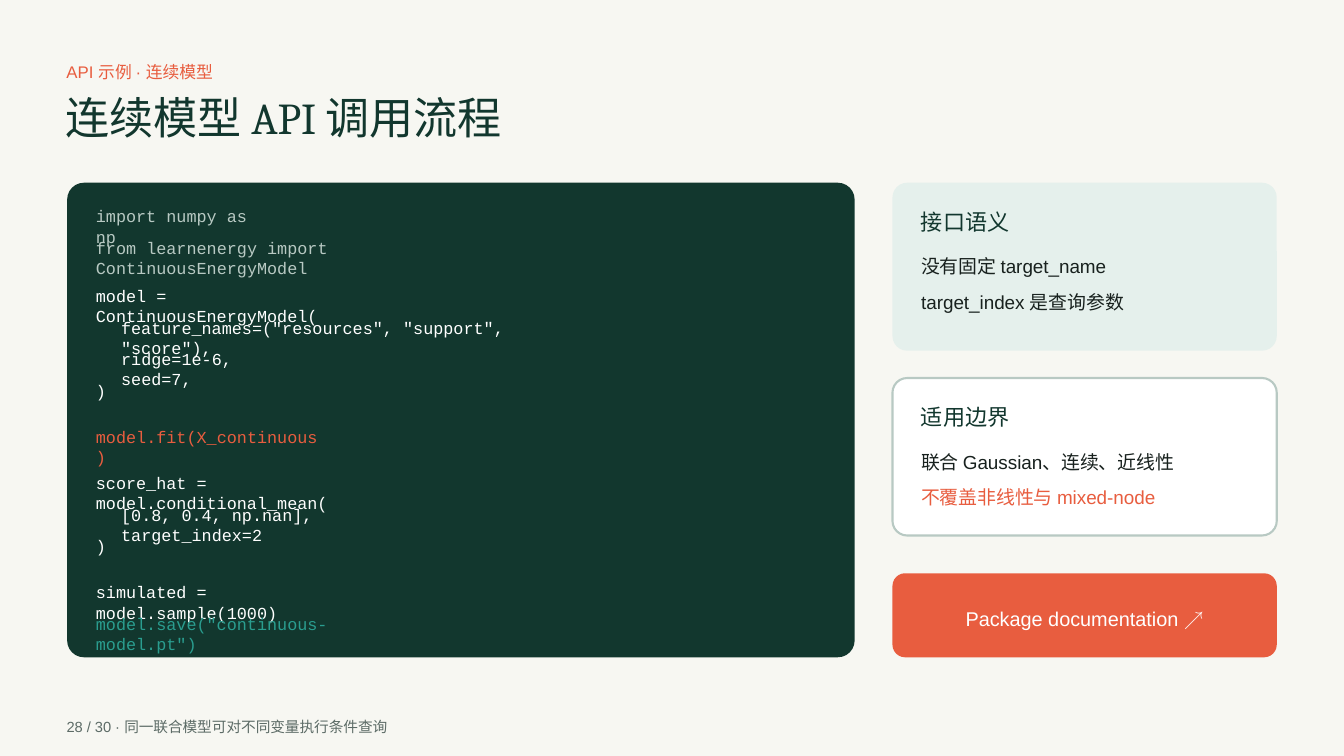
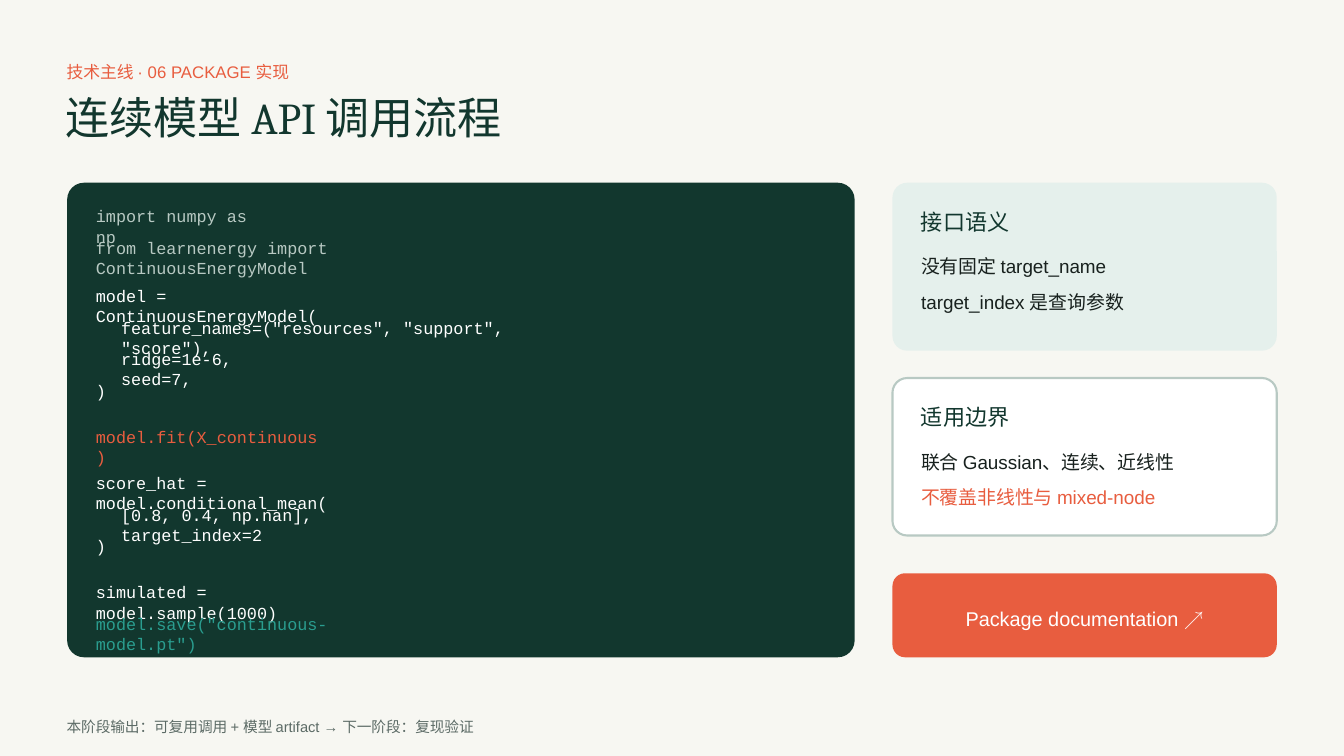
Before and after one commit to sqsssq/edu-analysis, a slide deck: slide 28 of output/pptx/learnenergy-foundations-technical-report-cn-v2.pptx. Drawn at 1344x756 pixels with LibreOffice and Linux fonts; fonts in the diff are those of the drawing. Boxes give left, top, right and bottom in pixels: in the first picture for what was removed or moved away, otherwise in the second. Text is boxed around its words. In the diff, an @@ line names an element or a change of style, - is before the commit and + after.

```diff
--- a/output/pptx/learnenergy-foundations-technical-report-cn-v2.pptx
+++ b/output/pptx/learnenergy-foundations-technical-report-cn-v2.pptx
@@ text at box(67, 64, 290, 80): text changed @@
-API 示例 · 连续模型
+技术主线 · 06 PACKAGE 实现
@@ text at box(67, 719, 473, 733): text changed @@
-28 / 30 · 同一联合模型可对不同变量执行条件查询
+本阶段输出：可复用调用 + 模型 artifact → 下一阶段：复现验证
```
Also in this commit, not shown: 28 other slides changed, 1 slide added, 1 slide removed.
